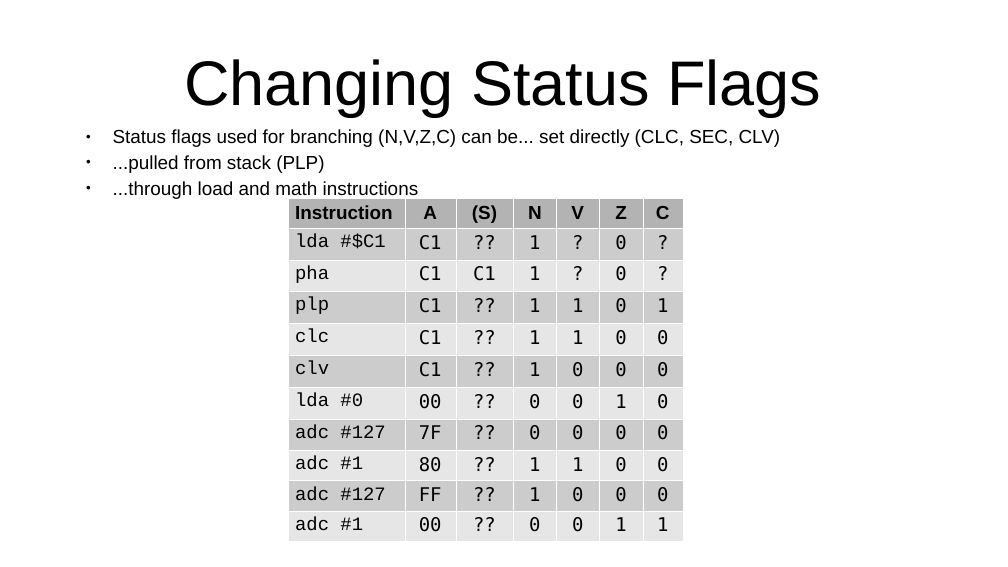
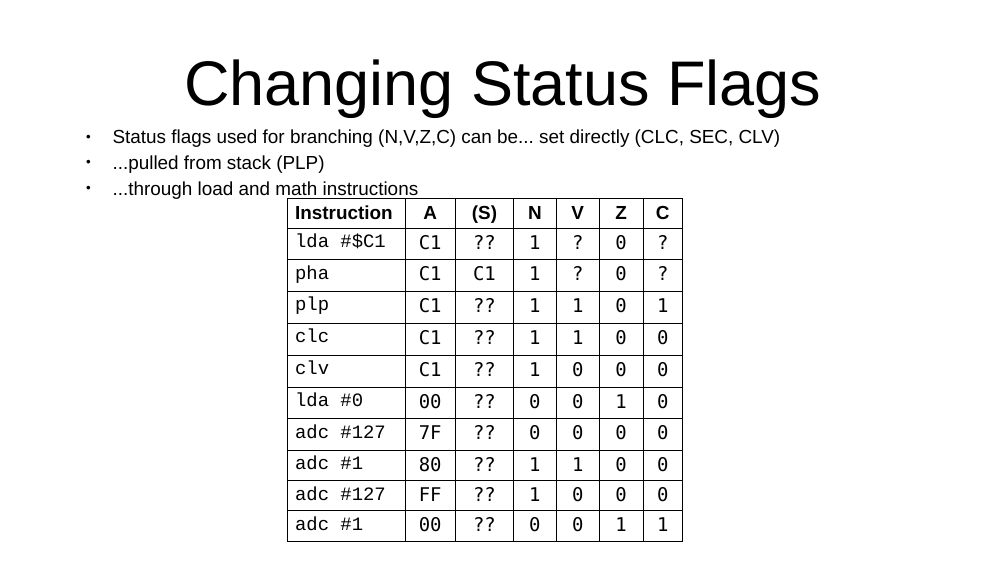
Before and after one commit to SlithyMatt/x16-assembly-tutorial, a slide deck: slide 6 of Lesson3/Lesson3.odp (slide 7 before the commit). Drawn at 1008x567 pixels with LibreOffice and Linux fonts; fonts in the diff are those of the drawing. Boxes give left, top, right and bottom in pixels: in the first picture for what was removed or moved away, otherwise in the second. Text is boxed around its words. In the diff, an @@ line names an element or a change of style, - is before the commit and + after.

```diff
--- a/Lesson3/Lesson3.odp
+++ b/Lesson3/Lesson3.odp
@@ table at box(287, 199, 681, 541) @@
@@ fill #B3B3B3 to none in row 1 @@
@@ fill #CCCCCC to none in 35 cells @@
@@ fill #E6E6E6 to none in 35 cells @@
@@ borders changed @@
```
Also in this commit, not shown: 3 other slides changed, 3 slides added, 2 other files.
